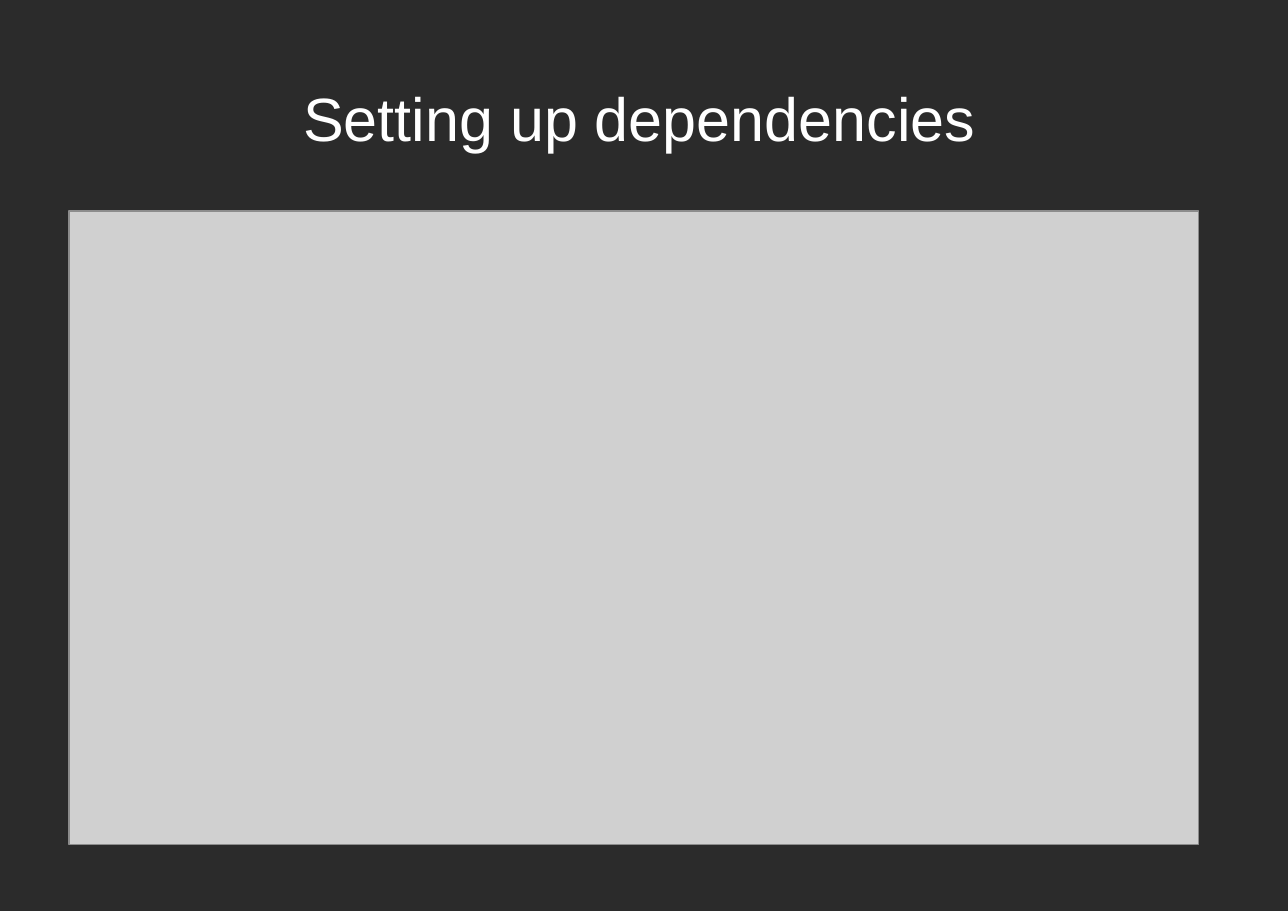
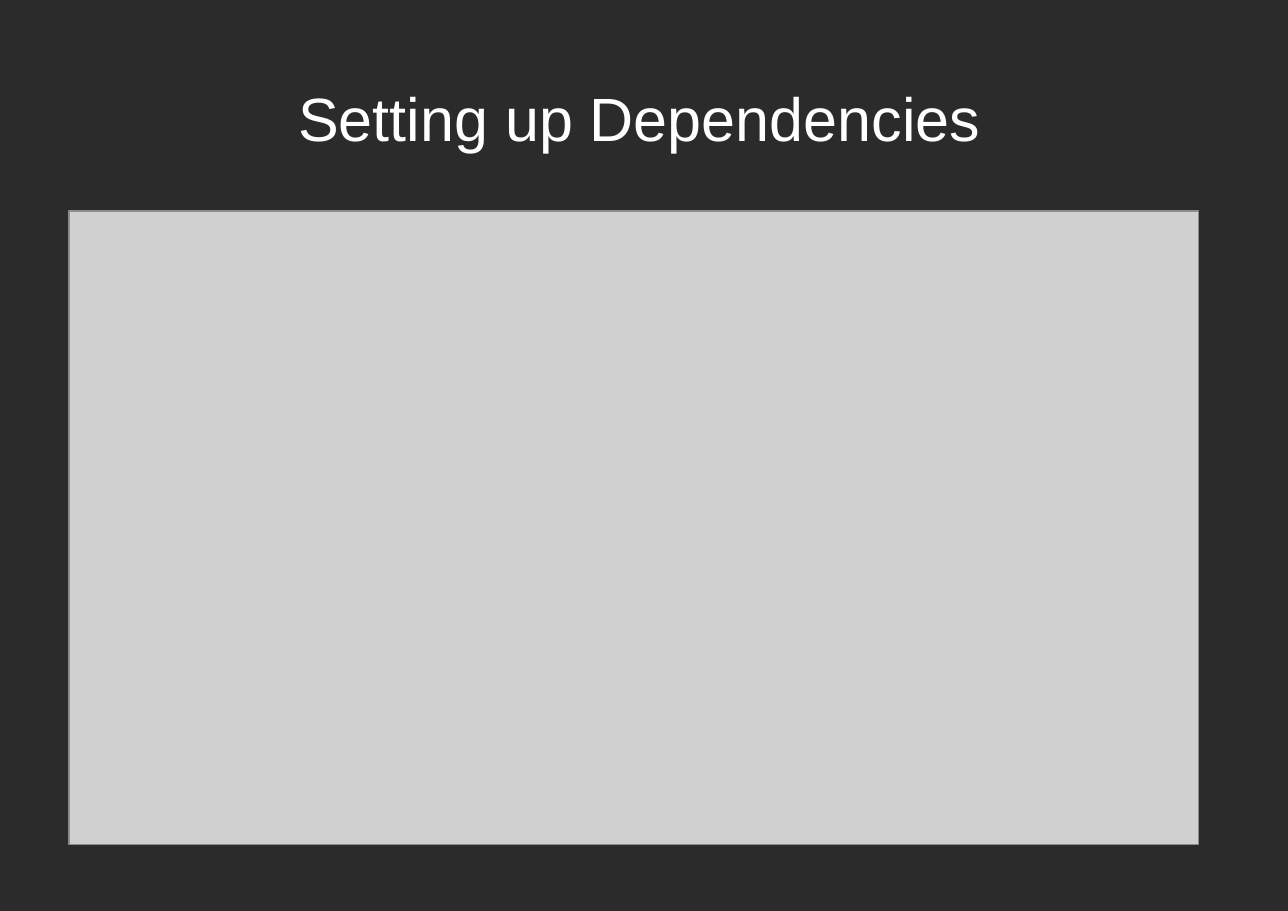
Before and after one commit to dodikk/iOS-articles, a slide deck: slide 11 of 3-iContiniousIntegration/ciPresentation.odp. Drawn at 1288x911 pixels with LibreOffice and Linux fonts; fonts in the diff are those of the drawing; grey boxes stand for pictures; background and template pictures are left out; a plain dark background stands for a picture behind light text. Boxes give left, top, right and bottom in pixels: in the first picture for what was removed or moved away, otherwise in the second. Text is boxed around its words. In the diff, an @@ line names an element or a change of style, - is before the commit and + after.

```diff
--- a/3-iContiniousIntegration/ciPresentation.odp
+++ b/3-iContiniousIntegration/ciPresentation.odp
@@ title at [298,96,980,152]: text changed @@
-Setting up dependencies
+Setting up Dependencies
```
Also in this commit, not shown: 7 other slides changed, 1 slide removed, 47 other files.
